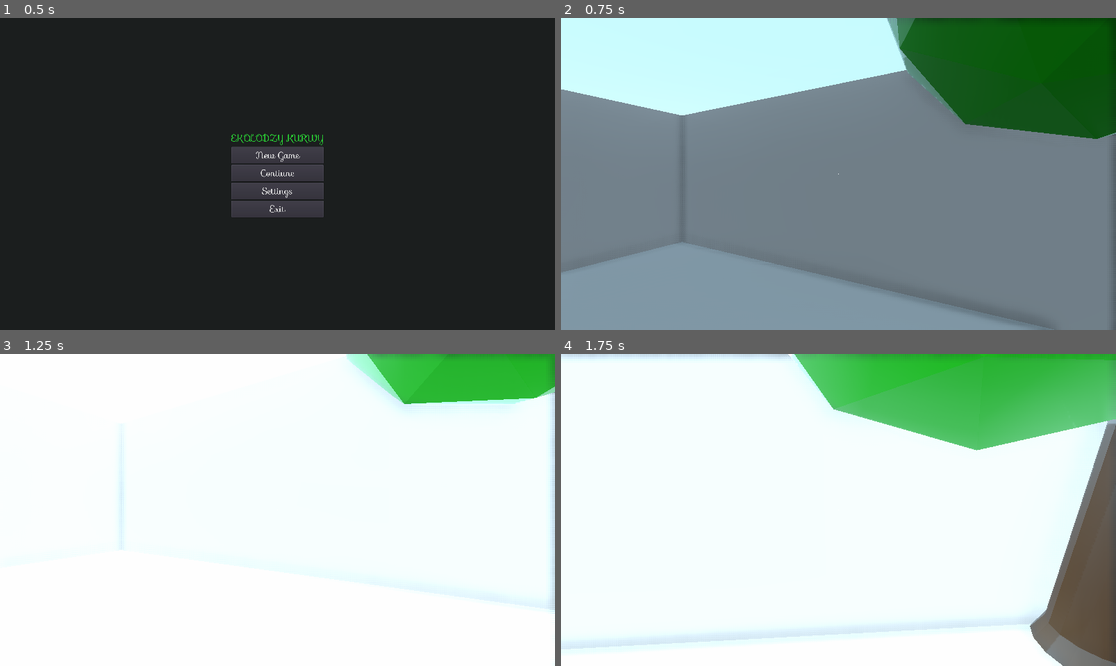
Above: before the commit, frames 1-4 (two rows, left to right).
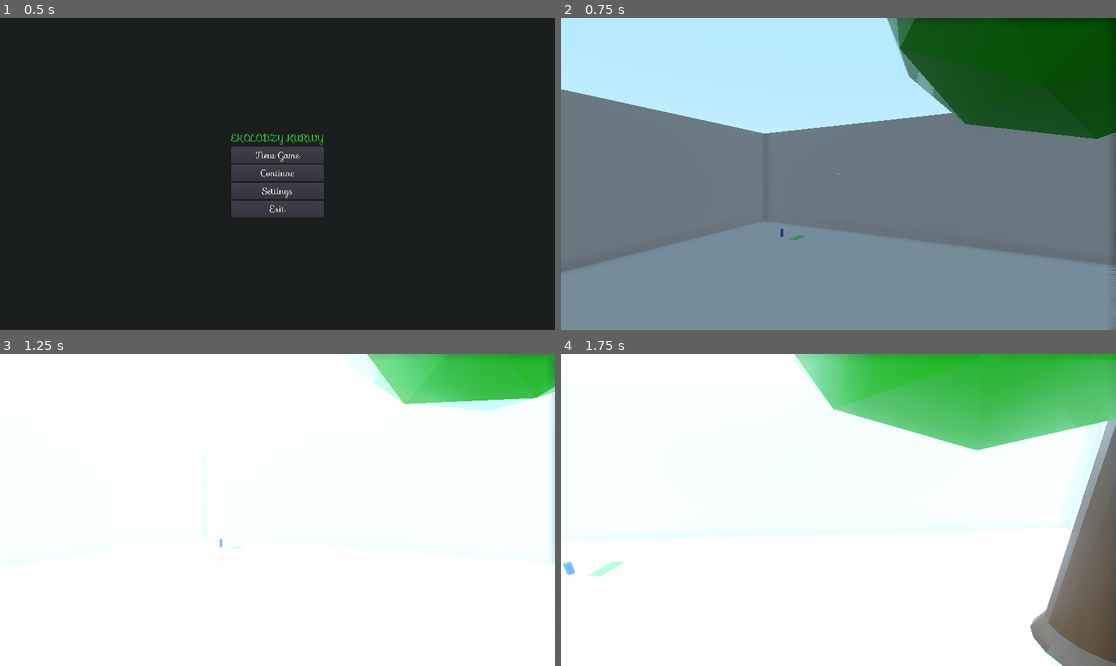
Above: after the commit, the same moments.

Repository: mnkisala/ggez
Game: Godot game, scene res://Scenes/MainSceneOpener.tscn
Same seed, same stepped clock (60 frames per second), same inputs: the game is played once before the commit and once after it.
Inputs (mouse positions are in pixels of both pictures, inside the frame that each line leads up to):
- Up to frame 1 (0.5 s): no input
- Up to frame 2 (0.75 s): click "New Game" at 0.5 s
- Up to frame 3 (1.25 s): no input
- Up to frame 4 (1.75 s): move the mouse to (866, 510) at 1.27 s; hold W (forward) from 1.28 s (still down); tap E (collect) at 1.35 s; tap Space (jump) at 1.52 s

Frame 1 is identical in both runs. In frame 2, 6.9% of the frame differs, in the area x 21-100%, y 10-100%; in frame 3, 3.8%; in frame 4, 7.3%, in the area x 0-100%, y 0-96%.

Commit message:
fix: daj sciany na TestLevelu na srodek

Diff:
--- a/Scenes/Levels/TestLevel.tscn
+++ b/Scenes/Levels/TestLevel.tscn
@@ -34,7 +34,6 @@
 transform = Transform( 1, 0, 0, 0, 1, 0, 0, 0, 1, 0, 4.95944, 0 )
 
 [node name="test_level" parent="." instance=ExtResource( 5 )]
-transform = Transform( 1, 0, 0, 0, 1, 0, 0, 0, 1, 8.76284, 0, 0 )
 
 [node name="BeerCan" parent="." instance=ExtResource( 14 )]
 transform = Transform( 1, 0, 0, 0, 1, 0, 0, 0, 1, -14.8848, 0.0999999, 12.8882 )
Not shown, changed: Models/trashcan2.gltf.import
Not shown, changed: Models/trashcan2klapa.gltf.import
Not shown, changed: Models/trashcan3.gltf.import
